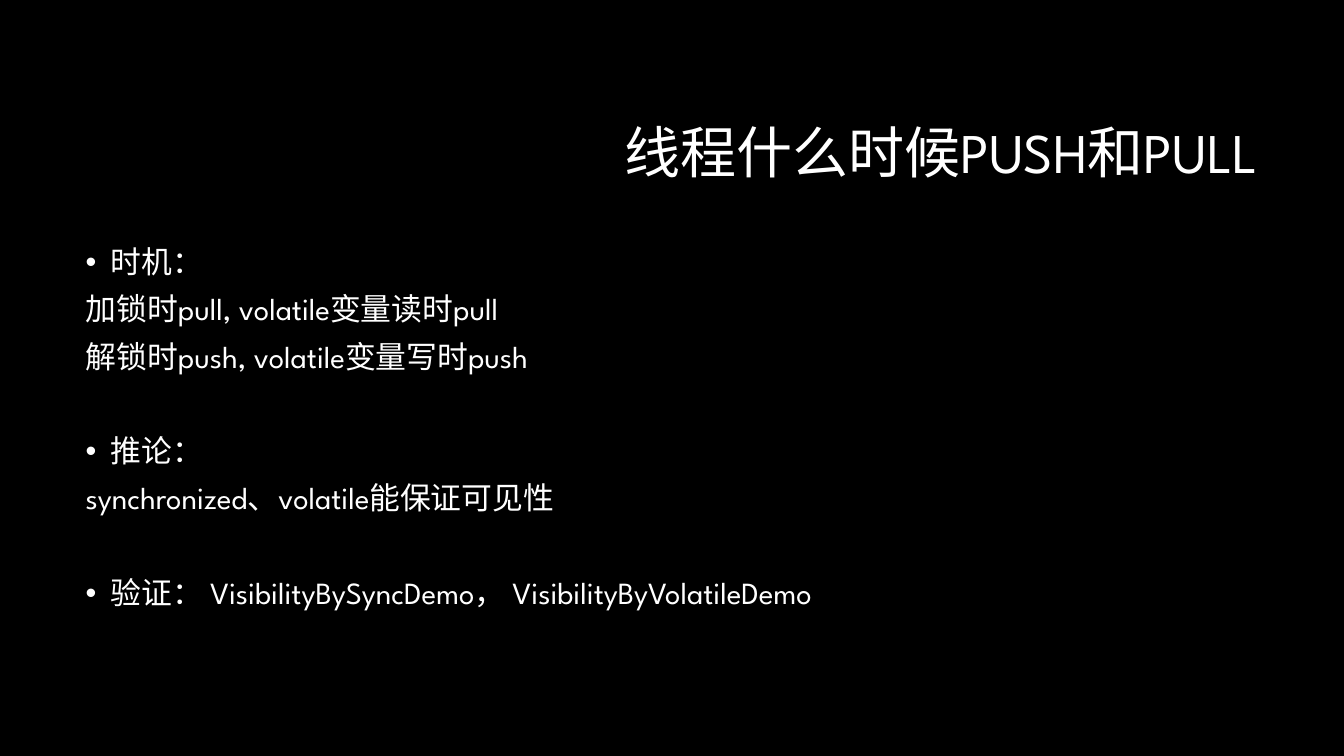
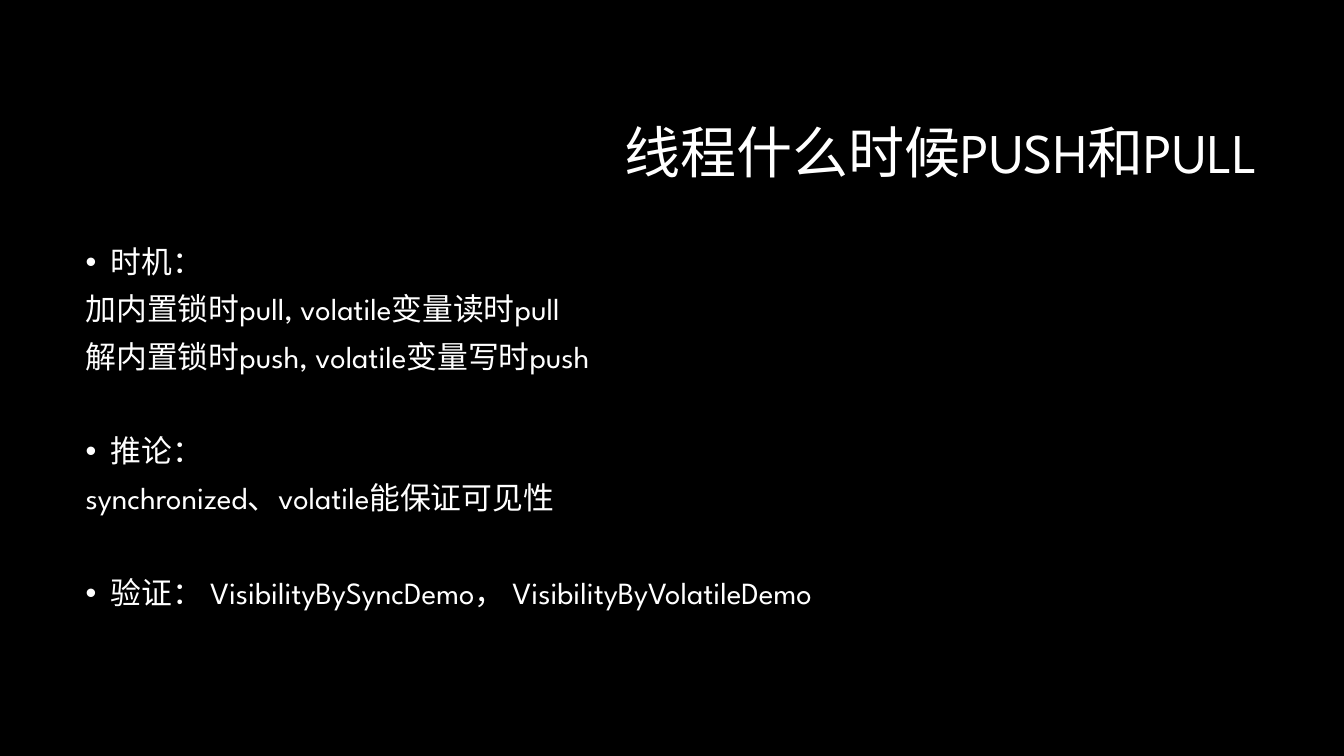
Before and after one commit to GerogeLeon/multithread_demo, a slide deck: slide 21 of JAVA并发编程.pptx (slide 15 before the commit). Drawn at 1344x756 pixels with LibreOffice and Linux fonts; fonts in the diff are those of the drawing; background and template pictures are left out. Boxes give left, top, right and bottom in pixels: in the first picture for what was removed or moved away, otherwise in the second. Text is boxed around its words. In the diff, an @@ line names an element or a change of style, - is before the commit and + after.

```diff
--- a/JAVA并发编程.pptx
+++ b/JAVA并发编程.pptx
@@ text at [86, 294, 589, 375]: text changed @@
-加锁时pull, volatile变量读时pull
-解锁时push, volatile变量写时push
+加内置锁时pull, volatile变量读时pull
+解内置锁时push, volatile变量写时push
```
Also in this commit, not shown: 6 other slides changed, 5 slides added, 4 other files.
